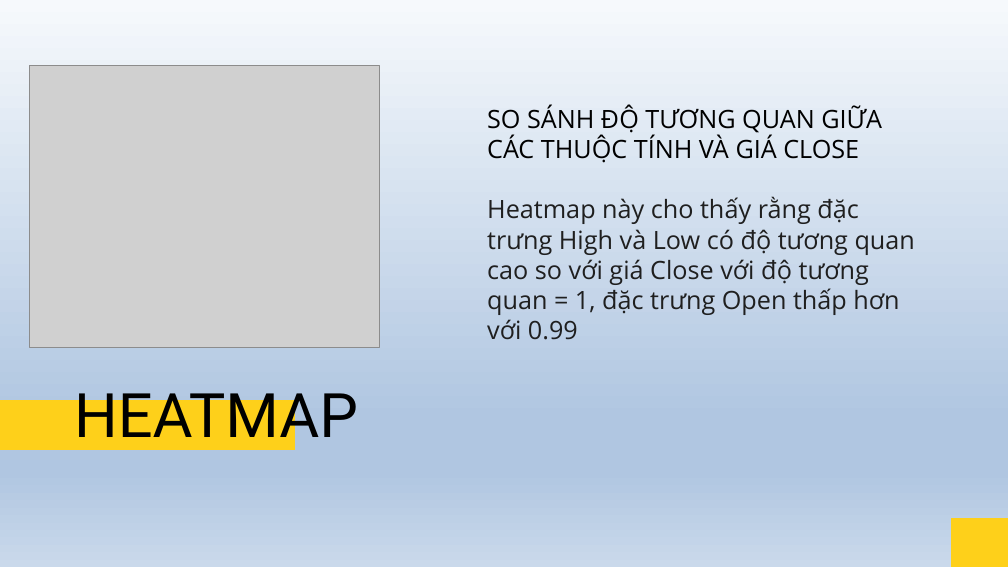
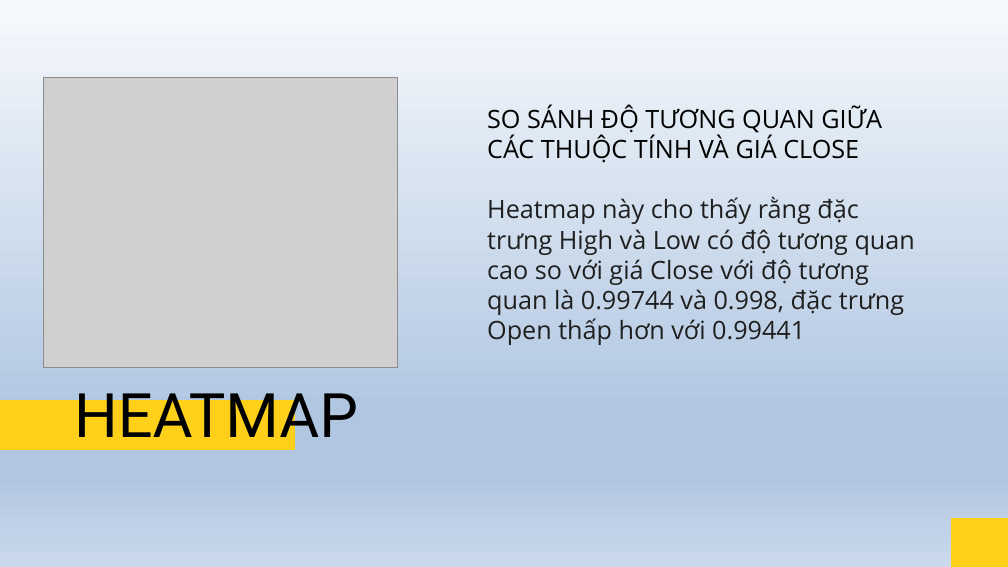
Before and after one commit to txtan11/DA, a slide deck: slide 6 of AAPL_DA/AAPL_DA.pptx. Drawn at 1008x567 pixels with LibreOffice and Linux fonts; fonts in the diff are those of the drawing; grey boxes stand for pictures. Boxes give left, top, right and bottom in pixels: in the first picture for what was removed or moved away, otherwise in the second. Text is boxed around its words. In the diff, an @@ line names an element or a change of style, - is before the commit and + after.

```diff
--- a/AAPL_DA/AAPL_DA.pptx
+++ b/AAPL_DA/AAPL_DA.pptx
@@ picture: place and size @@
-picture at bbox=[29, 65, 379, 347]
+picture at bbox=[44, 78, 397, 367]
@@ text at bbox=[487, 196, 915, 345]: text changed @@
-Heatmap này cho thấy rằng đặc trưng High và Low có độ tương quan cao so với giá Close với độ tương quan = 1, đặc trưng Open thấp hơn với 0.99
+Heatmap này cho thấy rằng đặc trưng High và Low có độ tương quan cao so với giá Close với độ tương quan là 0.99744 và 0.998, đặc trưng Open thấp hơn với 0.99441
```
Also in this commit, not shown: 3 other slides changed.
